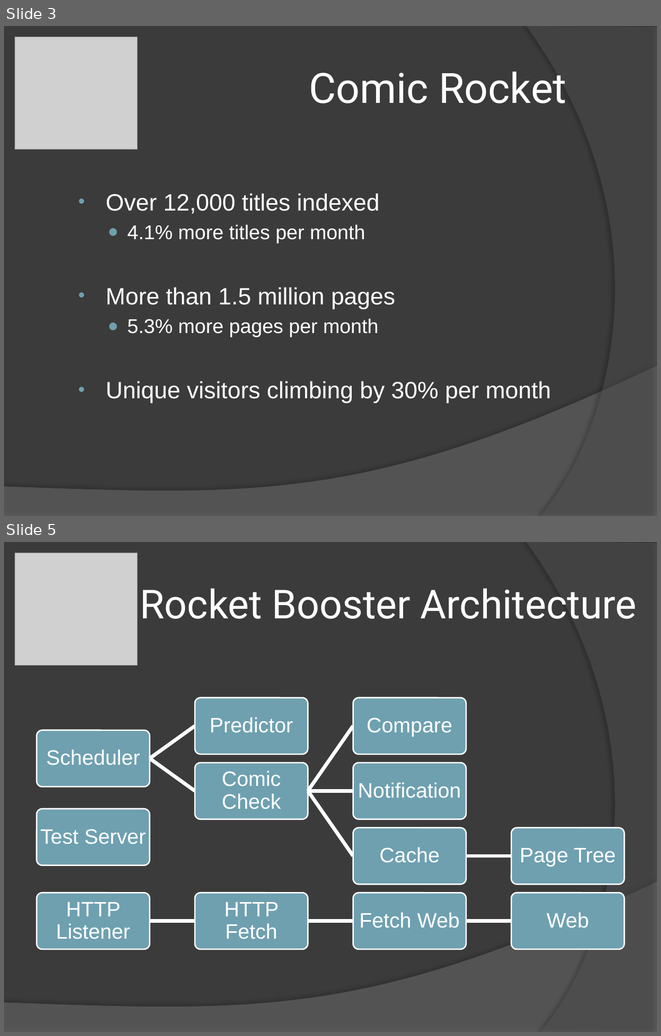
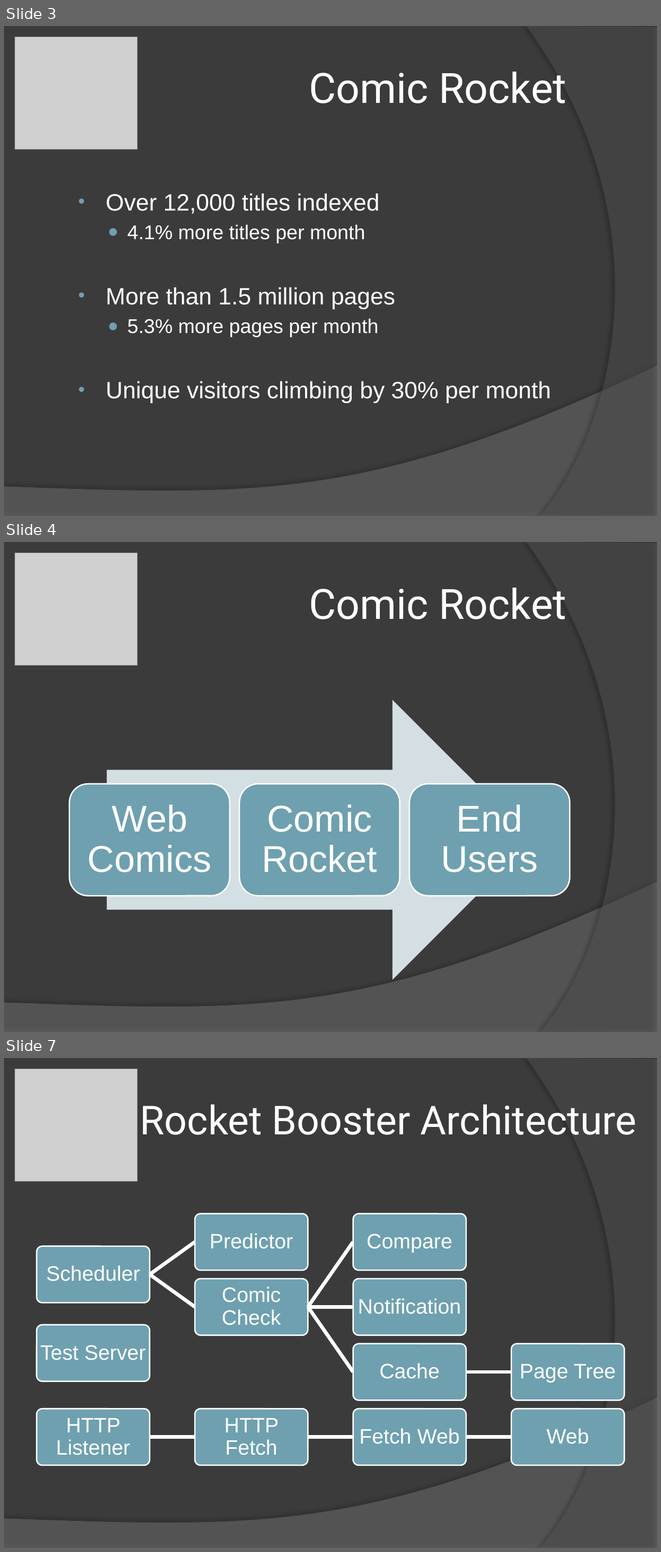
Before and after one commit to csComicRocket/ComicRocketProject, a slide deck: Documentation/RocketBooster-CapstonePresentation.pptx. Shown one above the other, each under a label of ours: slides 3 and 5 before the commit, slides 3, 4 and 7 after it; the slides between them are not shown. The pictures are 661x1036 and 661x1552 pixels, drawn with LibreOffice and Linux fonts; fonts in the diff are those of the drawing; grey boxes stand for pictures. Boxes give left, top, right and bottom in pixels: in the first picture for what was removed or moved away, otherwise in the second. Text is boxed around its words. In the diff, an @@ line names an element or a change of style, - is before the commit and + after.

```diff
--- a/Documentation/RocketBooster-CapstonePresentation.pptx
+++ b/Documentation/RocketBooster-CapstonePresentation.pptx
@@ slide 4 added at (4,542,657,1032), background #3B3B3B; not listed: 2 template elements that a slide beside it also shows @@
@@ picture added at (15,553,138,665) @@
@@ title added at (309,588,566,619), 46 pt, text #FFFFFF @@
+Comic Rocket
@@ group added at (69,700,570,979): 3 rounded rectangles, 3 texts, 1 right arrow @@
+Web Comics
+Comic Rocket
+End Users
@@ what was slide 5 is now slide 7 @@
```
Also in this commit, not shown: 1 slide changed, 1 other slide added, 1 other file.
